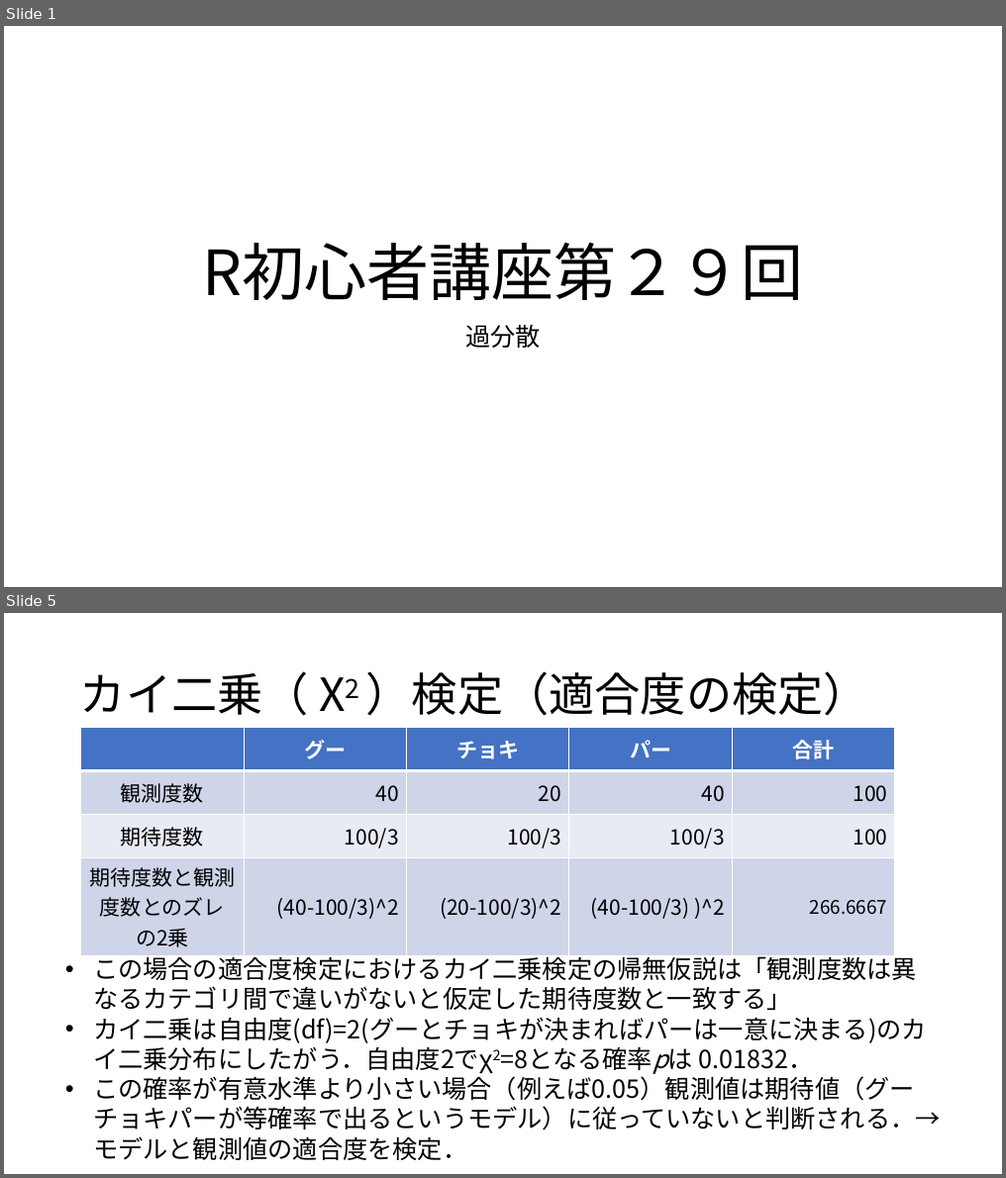
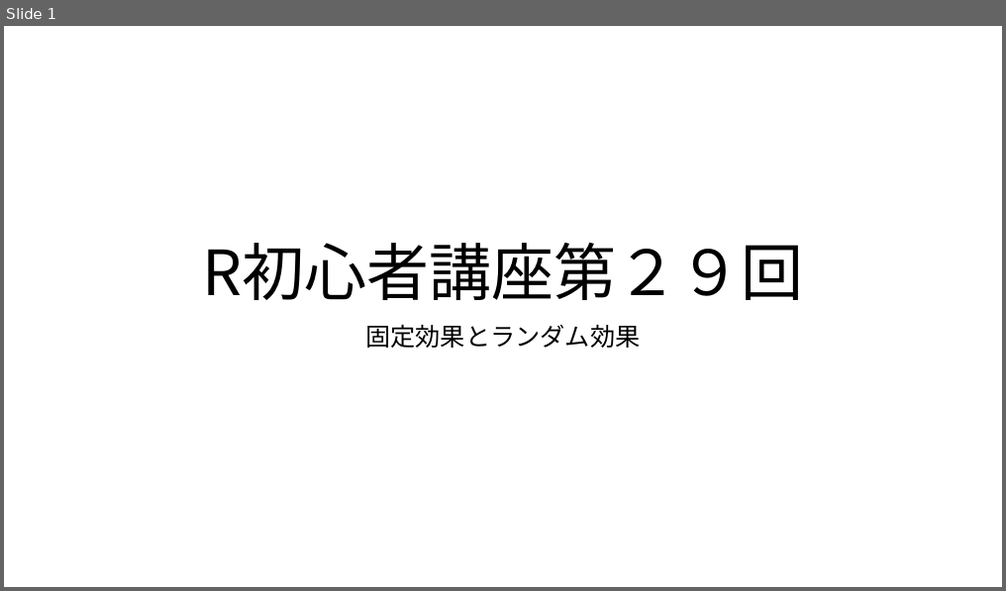
Before and after one commit to KoHMB/Shigen_kensyu_FRA, a slide deck: R/スライド/第29回.pptx. Shown one above the other, each under a label of ours: slides 1 and 5 before the commit, slide 1 after it; the slides between them are not shown. The pictures are 1006x1178 and 1006x591 pixels, drawn with LibreOffice and Linux fonts; fonts in the diff are those of the drawing. Boxes give left, top, right and bottom in pixels: in the first picture for what was removed or moved away, otherwise in the second. Text is boxed around its words. In the diff, an @@ line names an element or a change of style, - is before the commit and + after.

```diff
--- a/R/スライド/第29回.pptx
+++ b/R/スライド/第29回.pptx
@@ slide 5 removed at [4, 613, 1002, 1174], background #FFFFFF @@
@@ title removed at [80, 671, 869, 716] @@
-カイ二乗（ Χ2 ）検定（適合度の検定）
@@ table removed at [80, 728, 896, 952], 4 rows, 5 columns @@
- | グー | チョキ | パー | 合計
-観測度数 | 40 | 20 | 40 | 100
-期待度数 | 100/3 | 100/3 | 100/3 | 100
-期待度数と観測度数とのズレ / の2乗 | (40-100/3)^2 | (20-100/3)^2 | (40-100/3) )^2 | 266.6667
@@ text removed at [93, 953, 941, 1160] @@
-• この場合の適合度検定におけるカイ二乗検定の帰無仮説は「観測度数は異なるカテゴリ間で違いがないと仮定した期待度数と一致する」
-• カイ二乗は自由度(df)=2(グーとチョキが決まればパーは一意に決まる)のカイ二乗分布にしたがう．自由度2でχ2=8となる確率pは 0.01832．
-• この確率が有意水準より小さい場合（例えば0.05）観測値は期待値（グーチョキパーが等確率で出るというモデル）に従っていないと判断される．→モデルと観測値の適合度を検定．
@@ slide 1 changed as well @@
@@ subtitle at [365, 324, 640, 348]: text changed @@
-過分散
+固定効果とランダム効果
```
Also in this commit, not shown: 1 other slide changed, 4 slides added, 4 other slides removed, 10 other files.
